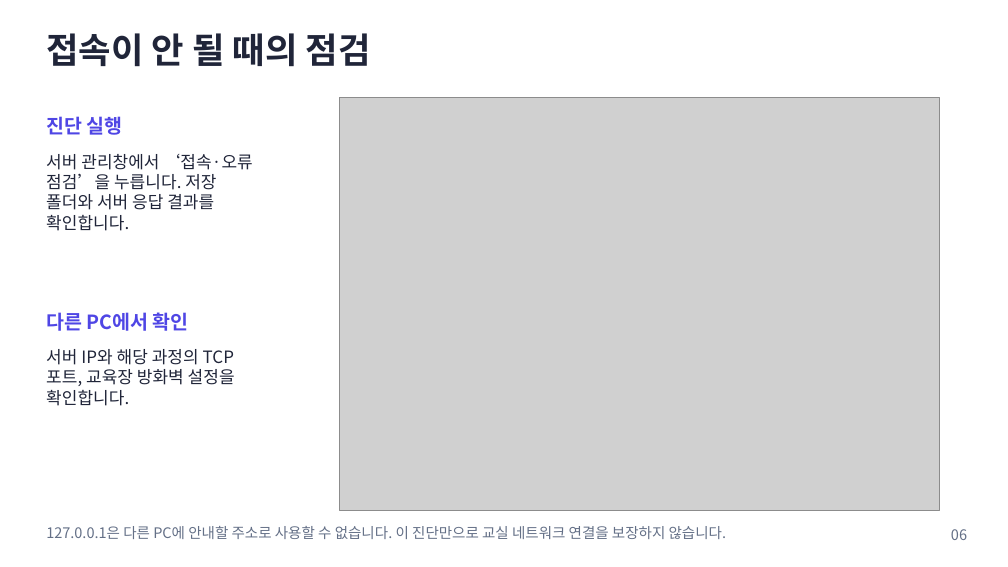
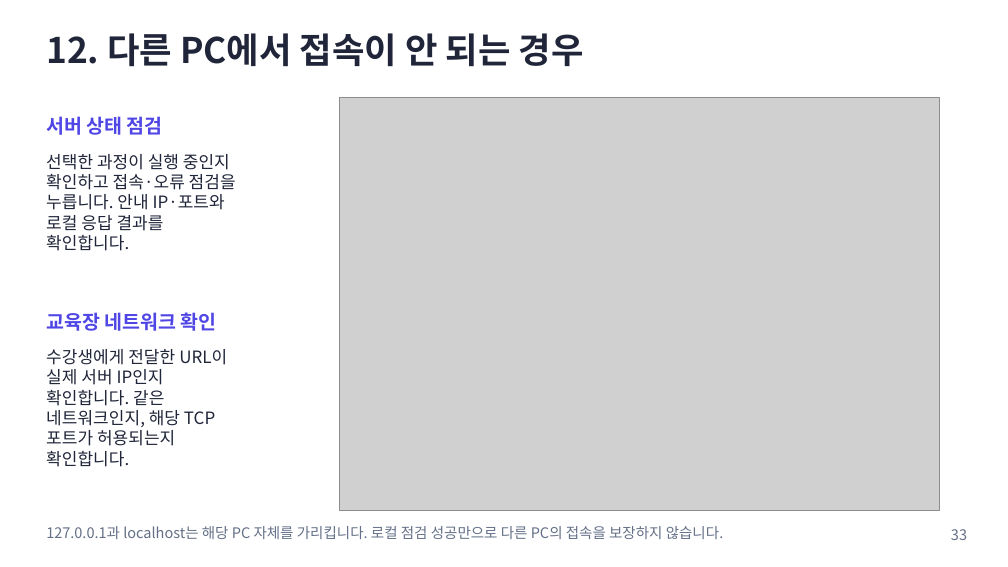
Before and after one commit to prozac0401/AssignmentHub, a slide deck: slide 33 of docs/manual/AssignmentHub_사용자_매뉴얼.pptx (slide 6 before the commit). Drawn at 1008x567 pixels with LibreOffice and Linux fonts; fonts in the diff are those of the drawing; grey boxes stand for pictures. Boxes give left, top, right and bottom in pixels: in the first picture for what was removed or moved away, otherwise in the second. Text is boxed around its words. In the diff, an @@ line names an element or a change of style, - is before the commit and + after.

```diff
--- a/docs/manual/AssignmentHub_사용자_매뉴얼.pptx
+++ b/docs/manual/AssignmentHub_사용자_매뉴얼.pptx
@@ text at bbox=[46, 33, 584, 67]: text changed @@
-접속이 안 될 때의 점검
+12. 다른 PC에서 접속이 안 되는 경우
@@ text at bbox=[46, 116, 163, 135]: text changed @@
-진단 실행
+서버 상태 점검
@@ text at bbox=[46, 154, 236, 231]: text changed @@
-서버 관리창에서 ‘접속·오류
-점검’을 누릅니다. 저장
-폴더와 서버 응답 결과를
+선택한 과정이 실행 중인지
+확인하고 접속·오류 점검을
+누릅니다. 안내 IP·포트와
+로컬 응답 결과를
@@ text at bbox=[46, 312, 217, 331]: text changed @@
-다른 PC에서 확인
+교육장 네트워크 확인
@@ text at bbox=[46, 349, 227, 446]: text changed @@
-서버 IP와 해당 과정의 TCP
-포트, 교육장 방화벽 설정을
+수강생에게 전달한 URL이
+실제 서버 IP인지
+확인합니다. 같은
+네트워크인지, 해당 TCP
+포트가 허용되는지
@@ text at bbox=[46, 526, 724, 539]: text changed @@
-127.0.0.1은 다른 PC에 안내할 주소로 사용할 수 없습니다. 이 진단만으로 교실 네트워크 연결을 보장하지 않습니다.
+127.0.0.1과 localhost는 해당 PC 자체를 가리킵니다. 로컬 점검 성공만으로 다른 PC의 접속을 보장하지 않습니다.
@@ text at bbox=[951, 529, 967, 540]: text changed @@
-06
+33
```
Also in this commit, not shown: 25 other slides changed, 9 slides added, 1 slide removed, 54 other files.
